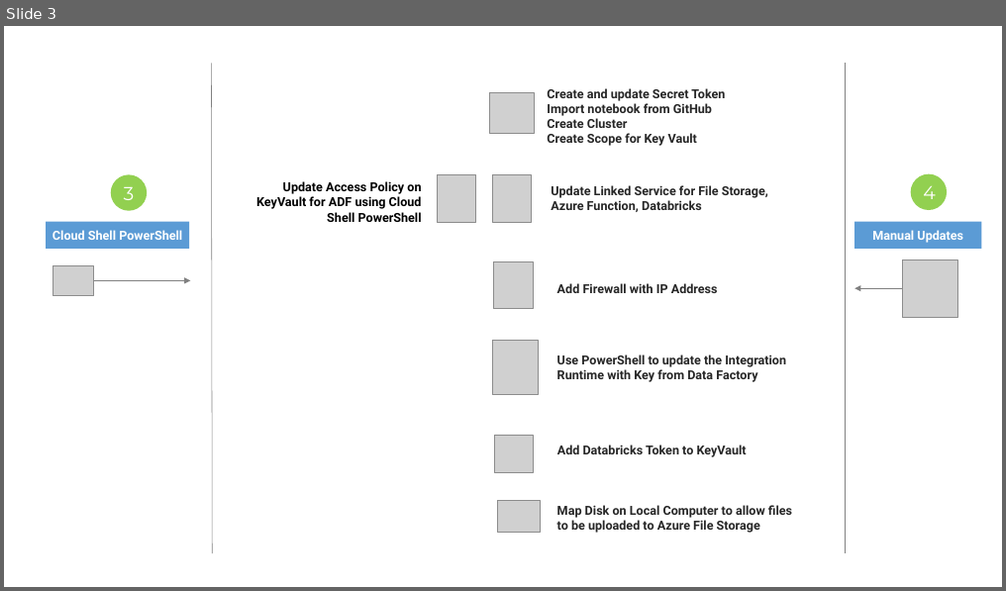
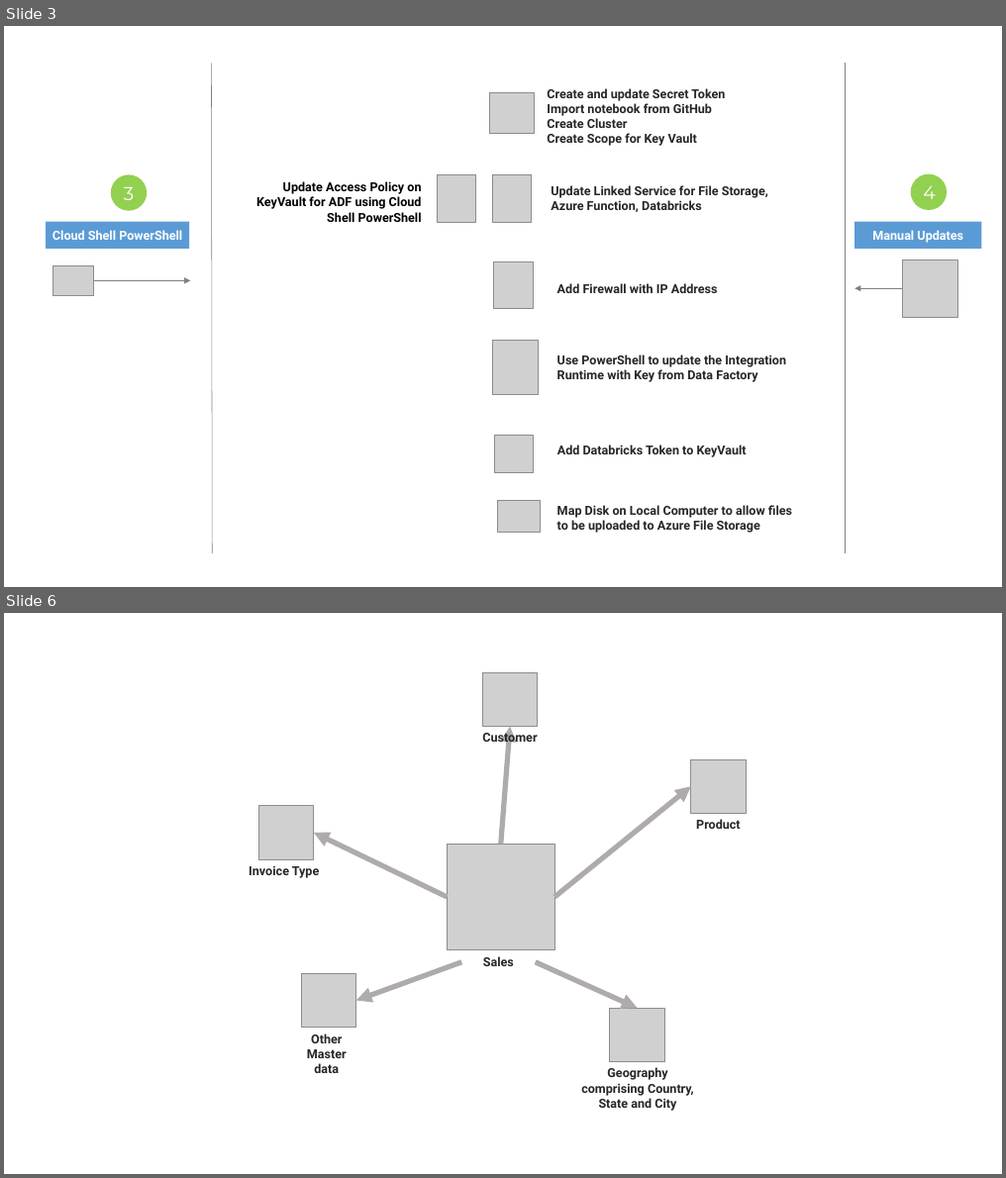
Before and after one commit to rahulunlimited/adflab, a slide deck: docs/ADFLab Design Pattern.pptx. Shown one above the other, each under a label of ours: slide 3 before the commit, slides 3 and 6 after it; the slides between them are not shown. The pictures are 1006x591 and 1006x1178 pixels, drawn with LibreOffice and Linux fonts; fonts in the diff are those of the drawing; grey boxes stand for pictures. Boxes give left, top, right and bottom in pixels: in the first picture for what was removed or moved away, otherwise in the second. Text is boxed around its words. In the diff, an @@ line names an element or a change of style, - is before the commit and + after.

```diff
--- a/docs/ADFLab Design Pattern.pptx
+++ b/docs/ADFLab Design Pattern.pptx
@@ slide 6 added at [4, 613, 1002, 1174], background #FFFFFF @@
@@ picture added at [482, 672, 537, 726] @@
@@ text added at [482, 731, 537, 747], 12 pt, text #262626, bold @@
+Customer
@@ arrow added from (501, 845) to (510, 726), #AFABAB 5 pt @@
@@ picture added at [691, 760, 746, 814] @@
@@ arrow added from (555, 897) to (691, 786), #AFABAB 5 pt @@
@@ picture added at [259, 805, 314, 860] @@
@@ text added at [696, 819, 741, 829], 12 pt, text #262626, bold @@
+Product
@@ arrow added from (448, 897) to (314, 833), #AFABAB 5 pt @@
@@ picture added at [448, 845, 555, 951] @@
@@ text added at [249, 866, 319, 878], 12 pt, text #262626, bold @@
+Invoice Type
@@ arrow added from (461, 962) to (356, 1001), #AFABAB 5 pt @@
@@ text added at [483, 957, 514, 966], 12 pt, text #262626, bold @@
+Sales
@@ arrow added from (536, 962) to (638, 1008), #AFABAB 5 pt @@
@@ picture added at [302, 973, 356, 1028] @@
@@ picture added at [610, 1008, 664, 1062] @@
@@ text added at [307, 1034, 347, 1073], 12 pt, text #262626, bold @@
+Other Master data
@@ text added at [581, 1067, 694, 1111], 12 pt, text #262626, bold @@
+Geography comprising Country, State and City
```
Also in this commit, not shown: 1 slide changed, 3 other slides added.
